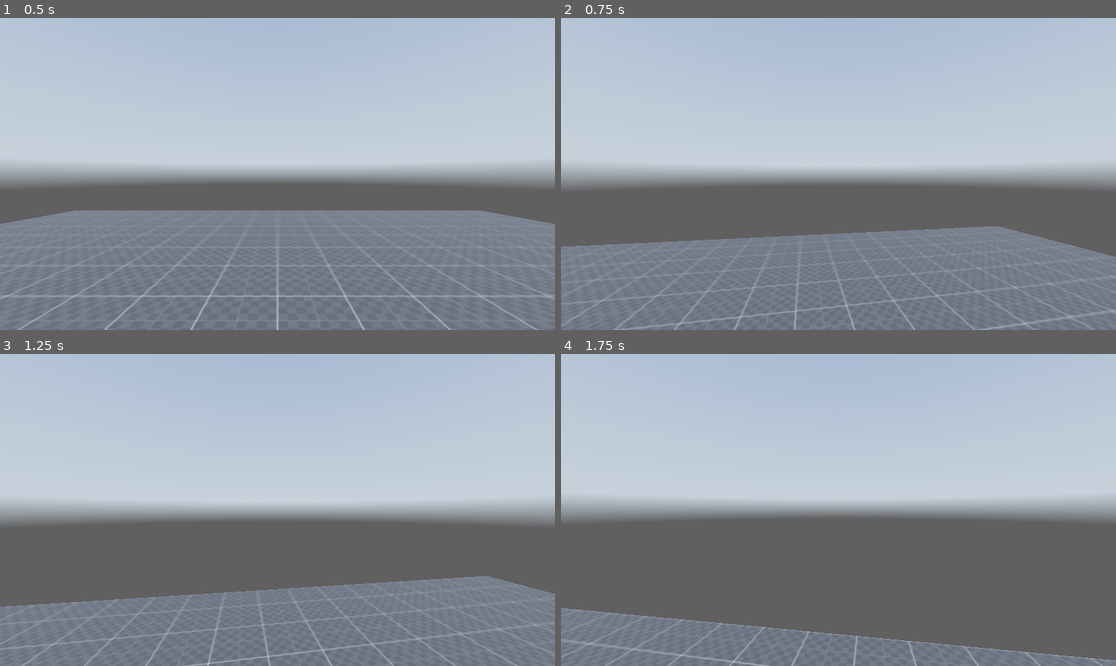
Above: before the commit, frames 1-4 (two rows, left to right).
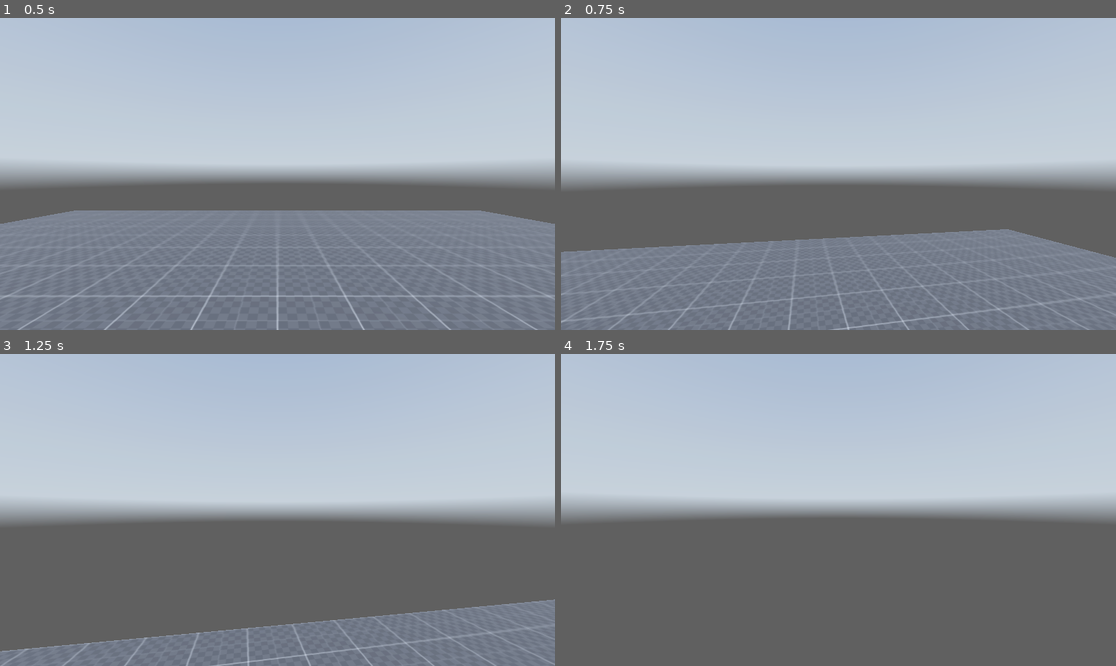
Above: after the commit, the same moments.

Repository: albinhasanaj/tjarra-angar
Game: Godot game, scene res://scripts/main.tscn
Two runs of this game, one before a commit and one after it. Both use one fixed random seed, a clock stepped at 60 frames per second and the inputs below. A sky picture missing from this copy of the repository is replaced by a grey-blue gradient.
Inputs (mouse positions are in pixels of both pictures, inside the frame that each line leads up to):
- Up to frame 1 (0.5 s): no input
- Up to frame 2 (0.75 s): tap Enter (ui_accept) at 0.5 s; move the mouse to (866, 174) at 0.52 s; hold W (forward) from 0.53 s (still down); hold Shift (sprinting) from 0.53 s (still down)
- Up to frame 3 (1.25 s): keep holding W (forward); keep holding Shift (sprinting); tap Enter (ui_accept) at 0.77, 0.8, 1.07 s
- Up to frame 4 (1.75 s): keep holding W (forward); move the mouse to (810, 510) at 1.27 s; release Shift (sprinting) at 1.28 s; tap Enter (ui_accept) at 1.35, 1.52 s; tap Shift (sprinting) at 1.55 s

Frame 1 is identical in both runs. In frame 2, 2.8% of the frame differs, in the area x 0-100%, y 66-100%; in frame 3, 12%, in the area x 0-100%, y 71-100%; in frame 4, 10%.

Commit message:
refactor & bugfix

Diff:
--- a/scripts/main.tscn
+++ b/scripts/main.tscn
@@ -1,7 +1,8 @@
-[gd_scene load_steps=9 format=3 uid="uid://dxsmdtuuhij5u"]
+[gd_scene load_steps=9 format=3 uid="uid://dejwk70ysd3ax"]
 
 [ext_resource type="Texture2D" uid="uid://cw2majejvnugg" path="res://assets/textures/dev/grids/Dark/texture_07.png" id="1_kiwsi"]
 [ext_resource type="Texture2D" uid="uid://csmiwithfkih2" path="res://assets/hdris/kloofendal_48d_partly_cloudy_puresky_2k.hdr" id="2_kuelw"]
+[ext_resource type="Script" path="res://scripts/player.gd" id="3_yvd2o"]
 
 [sub_resource type="StandardMaterial3D" id="StandardMaterial3D_53lld"]
 albedo_texture = ExtResource("1_kiwsi")
@@ -18,64 +19,6 @@
 sky = SubResource("Sky_7470q")
 tonemap_mode = 2
 glow_enabled = true
-
-[sub_resource type="GDScript" id="GDScript_b6vgg"]
-script/source = "extends CharacterBody3D
-
-@onready var head = $head
-
-var current_speed = 5.0
-
-const walking_speed = 5.0
-const sprinting_speed = 8.0
-const crouching_speed = 3.0
-
-const jump_velocity = 4.5
-
-const mouse_sens = 0.15
-
-var gravity = ProjectSettings.get_setting(\"physics/3d/default_gravity\")
-
-func _ready():
-	Input.set_mouse_mode(Input.MOUSE_MODE_CAPTURED)
-
-func _input(event):
-	if event is InputEventMouseMotion:
-		rotate_y(deg_to_rad(-event.relative.x * mouse_sens))
-		head.rotate_x(deg_to_rad(-event.relative.y * mouse_sens))
-
-
-
-
-func _physics_process(delta):
-
-	if Input.is_action_pressed(\"sprint\"):
-		current_speed = sprinting_speed
-	else:
-		current_speed = walking_speed
-
-
-	# Add the gravity.
-	if not is_on_floor():
-		velocity += get_gravity() * delta
-
-	# Handle jump.
-	if Input.is_action_just_pressed(\"ui_accept\") and is_on_floor():
-		velocity.y = jump_velocity
-
-	# Get the input direction and handle the movement/deceleration.
-	# As good practice, you should replace UI actions with custom gameplay actions.
-	var input_dir = Input.get_vector(\"left\", \"right\", \"forward\", \"backward\")
-	var direction = (transform.basis * Vector3(input_dir.x, 0, input_dir.y)).normalized()
-	if direction:
-		velocity.x = direction.x * current_speed
-		velocity.z = direction.z * current_speed
-	else:
-		velocity.x = move_toward(velocity.x, 0, current_speed)
-		velocity.z = move_toward(velocity.z, 0, current_speed)
-
-	move_and_slide()
-"
 
 [sub_resource type="CapsuleShape3D" id="CapsuleShape3D_7tdh5"]
 
@@ -100,7 +43,7 @@
 
 [node name="player" type="CharacterBody3D" parent="."]
 transform = Transform3D(1, 0, 0, 0, 1, 0, 0, 0, 1, 0, 0.0206066, 0)
-script = SubResource("GDScript_b6vgg")
+script = ExtResource("3_yvd2o")
 
 [node name="CollisionShape3D" type="CollisionShape3D" parent="player"]
 transform = Transform3D(1, 0, 0, 0, 1, 0, 0, 0, 1, 0, 0.996884, 0)
--- /dev/null
+++ b/scripts/player.gd
@@ -0,0 +1,55 @@
+extends CharacterBody3D
+
+@onready var head = $head
+
+var current_speed = 5.0
+
+const walking_speed = 5.0
+const sprinting_speed = 8.0
+const crouching_speed = 3.0
+
+const jump_velocity = 4.5
+
+const mouse_sens = 0.15
+
+var gravity = ProjectSettings.get_setting("physics/3d/default_gravity")
+
+func _ready():
+	Input.set_mouse_mode(Input.MOUSE_MODE_CAPTURED)
+
+func _input(event):
+	if event is InputEventMouseMotion:
+		rotate_y(deg_to_rad(-event.relative.x * mouse_sens))
+		head.rotate_x(deg_to_rad(-event.relative.y * mouse_sens))
+
+
+
+
+func _physics_process(delta):
+
+	if Input.is_action_pressed("sprinting"):
+		current_speed = sprinting_speed
+	else:
+		current_speed = walking_speed
+
+
+	# Add the gravity.
+	if not is_on_floor():
+		velocity += get_gravity() * delta
+
+	# Handle jump.
+	if Input.is_action_just_pressed("ui_accept") and is_on_floor():
+		velocity.y = jump_velocity
+
+	# Get the input direction and handle the movement/deceleration.
+	# As good practice, you should replace UI actions with custom gameplay actions.
+	var input_dir = Input.get_vector("left", "right", "forward", "backward")
+	var direction = (transform.basis * Vector3(input_dir.x, 0, input_dir.y)).normalized()
+	if direction:
+		velocity.x = direction.x * current_speed
+		velocity.z = direction.z * current_speed
+	else:
+		velocity.x = move_toward(velocity.x, 0, current_speed)
+		velocity.z = move_toward(velocity.z, 0, current_speed)
+
+	move_and_slide()
